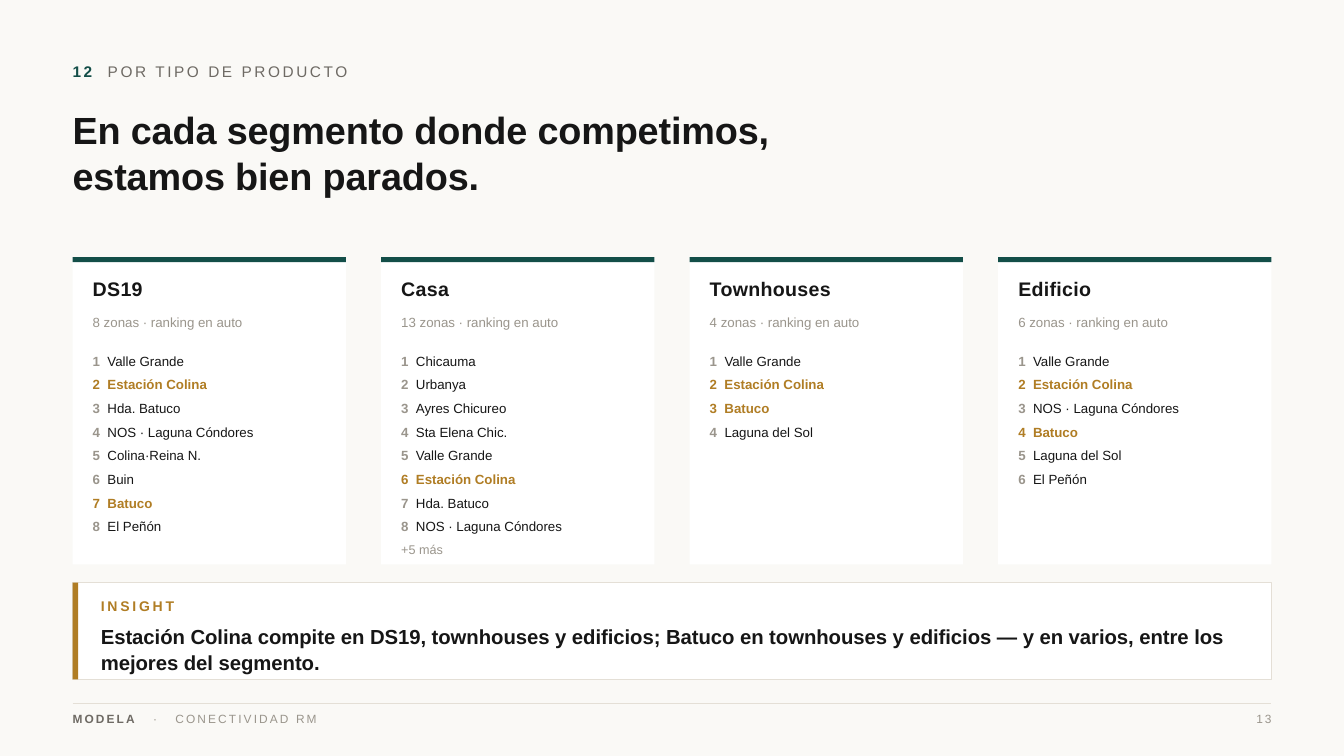
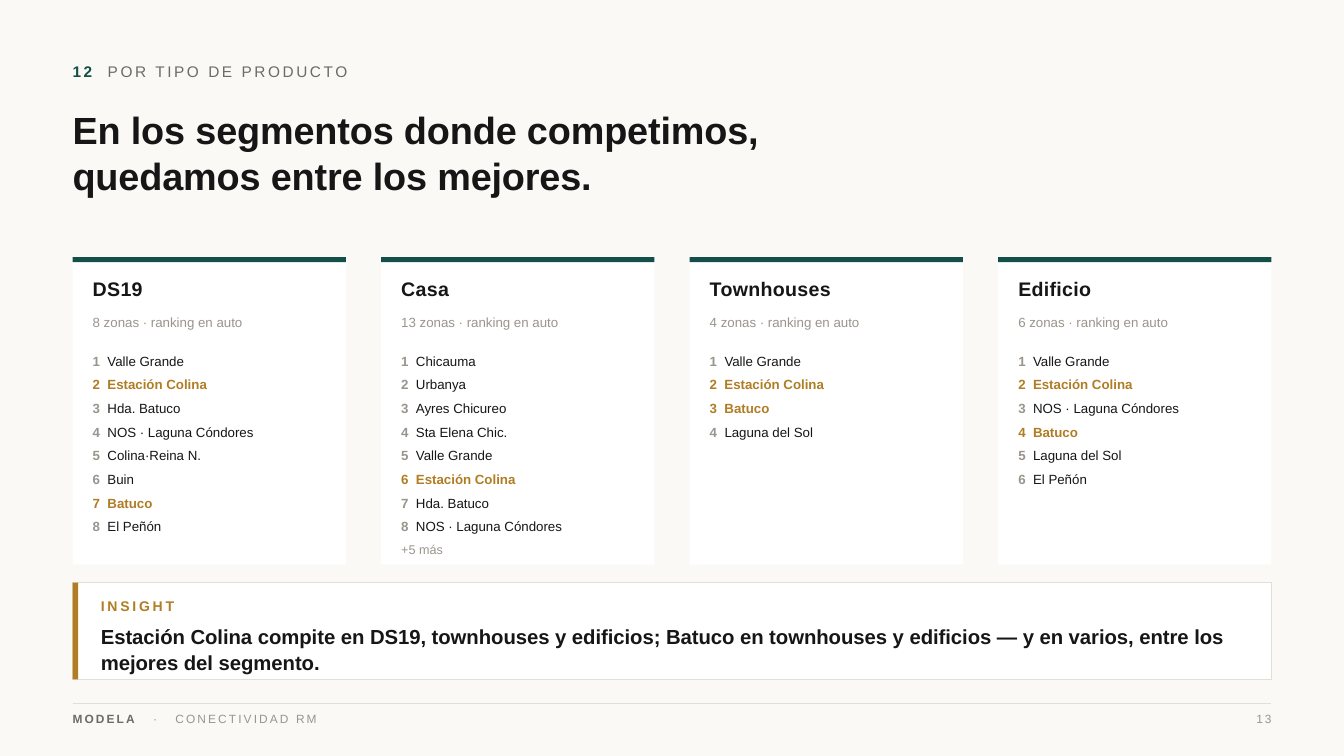
Before and after one commit to modela-simulador/modela-simulador, a slide deck: slide 13 of public/conectividad/Conectividad-Modela.pptx. Drawn at 1344x756 pixels with LibreOffice and Linux fonts; fonts in the diff are those of the drawing. Boxes give left, top, right and bottom in pixels: in the first picture for what was removed or moved away, otherwise in the second. Text is boxed around its words. In the diff, an @@ line names an element or a change of style, - is before the commit and + after.

```diff
--- a/public/conectividad/Conectividad-Modela.pptx
+++ b/public/conectividad/Conectividad-Modela.pptx
@@ text at <box>73,116,759,198</box>: text changed @@
-En cada segmento donde competimos,
-estamos bien parados.
+En los segmentos donde competimos,
+quedamos entre los mejores.
```
Also in this commit, not shown: 9 other slides changed, 3 slides added, 3 slides removed, 39 other files.
